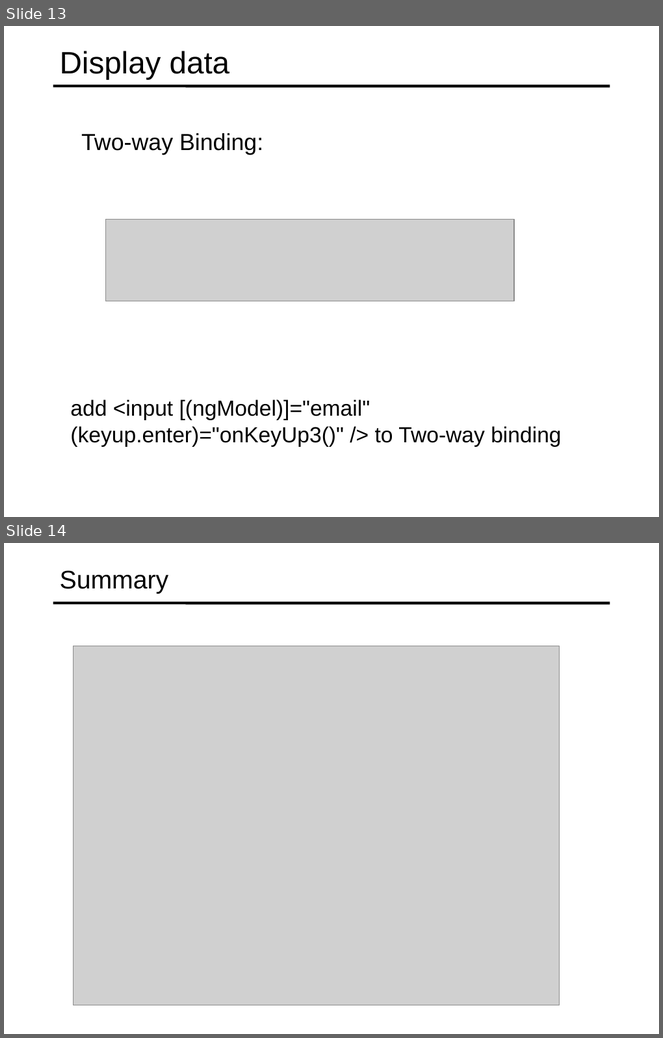
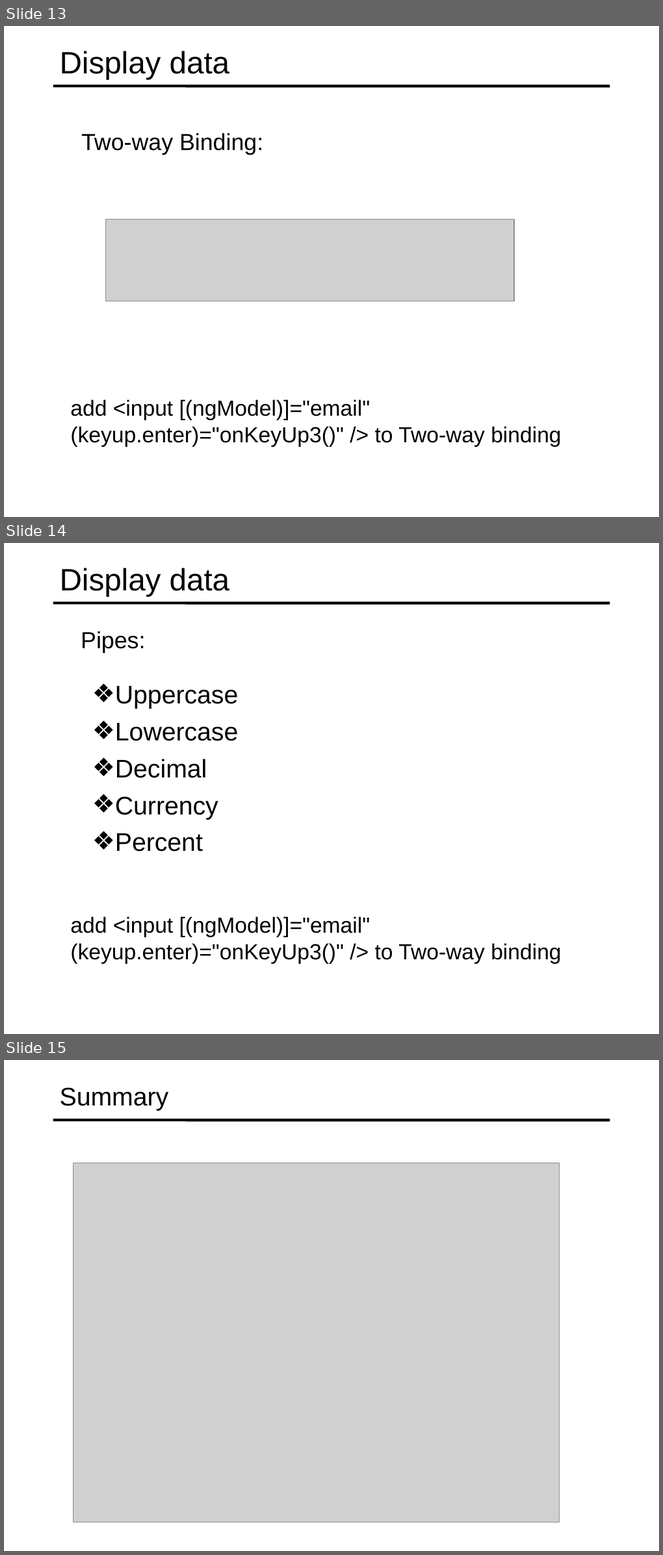
Before and after one commit to specter01wj/Jago_Link_Training, a slide deck: Angular/Angular7/Angular Advanced Course/Essentials/2.Displaying Data and Handling Events/L2_Displaying Data and Handling Events.ppt. Shown one above the other, each under a label of ours: slides 13 and 14 before the commit, slides 13, 14 and 15 after it. The pictures are 663x1038 and 663x1555 pixels, drawn with LibreOffice and Linux fonts; fonts in the diff are those of the drawing; grey boxes stand for pictures. Boxes give left, top, right and bottom in pixels: in the first picture for what was removed or moved away, otherwise in the second. Text is boxed around its words. In the diff, an @@ line names an element or a change of style, - is before the commit and + after.

Commit message:
09/05/2019 v1

```diff
--- a/Angular/Angular7/Angular Advanced Course/Essentials/2.Displaying Data and Handling Events/L2_Displaying Data and Handling Events.ppt
+++ b/Angular/Angular7/Angular Advanced Course/Essentials/2.Displaying Data and Handling Events/L2_Displaying Data and Handling Events.ppt
@@ slide 14 added at [4, 543, 659, 1034], background #FFFFFF; not listed: 1 template element that a slide beside it also shows @@
@@ title added at [60, 568, 230, 597], 34 pt, text #000000 @@
+Display data
@@ text added at [81, 631, 145, 653], 25.5 pt, text #000000 @@
+  Pipes:
@@ text added at [115, 686, 238, 852], 28 pt, text #000000 @@
+  ❖ Uppercase
+  ❖ Lowercase
+  ❖ Decimal
+  ❖ Currency
+  ❖ Percent
@@ text added at [70, 917, 561, 964], 24 pt, text #000000 @@
+  add <input [(ngModel)]="email" (keyup.enter)="onKeyUp3()" /> to Two-way binding
@@ what was slide 14 is now slide 15 @@
```
